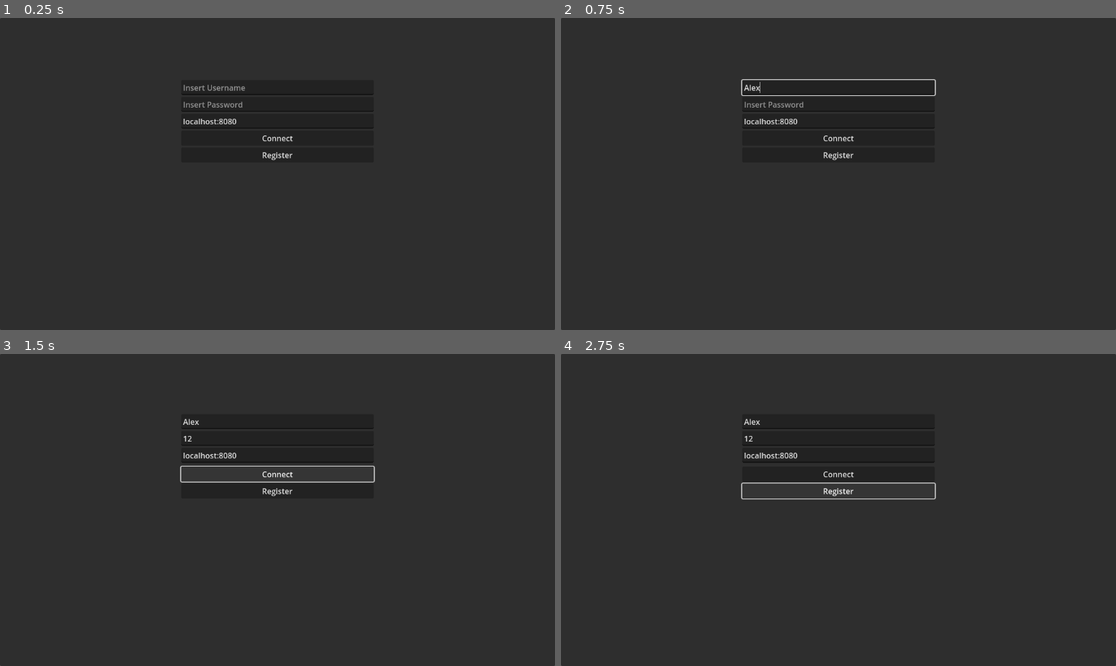
Above: before the commit, frames 1-4 (two rows, left to right).
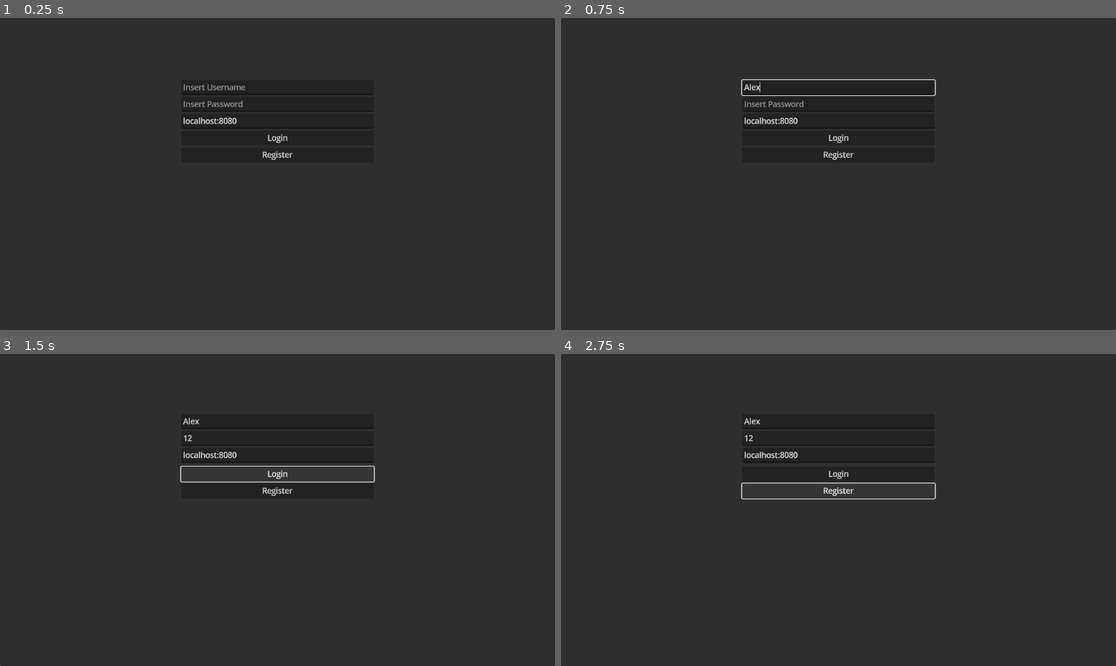
Above: after the commit, the same moments.

Repository: ChikyuKido/ODKT
Game: Godot game, scene res://scene/login_scene.tscn
Same seed, same stepped clock (60 frames per second), same inputs: the game is played once before the commit and once after it.
Inputs (mouse positions are in pixels of both pictures, inside the frame that each line leads up to):
- Up to frame 1 (0.25 s): no input
- Up to frame 2 (0.75 s): click (838, 86) at 0.52 s; type "Alex" at 0.6 s
- Up to frame 3 (1.5 s): click (277, 441) at 0.75 s; type "12" at 0.83 s; click "Connect" (after the commit: "Login") at 1.25 s
- Up to frame 4 (2.75 s): click "Register" at 2 s

The runs differ from the first frame. In frame 1, 0.4% of the frame differs, in the area x 33-53%, y 21-46%; in frame 2, 0.3%; in frame 3, 0.3%; in frame 4, 0.3%.
Error before the commit: Invalid access to property or key 'error' on a base object of type 'Nil'. (res://scripts/login/connect_handler.gd:25)
Error after the commit: Invalid access to property or key 'error' on a base object of type 'Nil'. (res://scripts/login/login_handler.gd:16)

Commit message:
started with room list ui. C# rewrite is pending. I can't do gdscript anymore

Diff:
--- /dev/null
+++ b/prefabs/ui/room_item.tscn
@@ -0,0 +1,87 @@
+[gd_scene load_steps=4 format=3 uid="uid://b6fad0phw0cc1"]
+
+[ext_resource type="Texture2D" uid="uid://ci22fb3cxwwl5" path="res://assets/logo/odkt_logo.png" id="1_cetmc"]
+[ext_resource type="FontFile" uid="uid://4iee5tpbf02t" path="res://assets/fonts/League Gothic/LeagueGothic-Regular.ttf" id="1_q2k30"]
+
+[sub_resource type="StyleBoxFlat" id="StyleBoxFlat_kncpu"]
+bg_color = Color(0.201527, 0.201527, 0.201526, 1)
+border_width_left = 1
+border_width_top = 1
+border_width_right = 1
+border_width_bottom = 1
+corner_radius_top_left = 5
+corner_radius_top_right = 5
+corner_radius_bottom_right = 5
+corner_radius_bottom_left = 5
+
+[node name="RoomItem" type="MarginContainer"]
+custom_minimum_size = Vector2(0, 110)
+anchors_preset = 10
+anchor_right = 1.0
+offset_bottom = 110.0
+grow_horizontal = 2
+theme_override_constants/margin_left = 5
+theme_override_constants/margin_top = 5
+theme_override_constants/margin_right = 5
+theme_override_constants/margin_bottom = 5
+
+[node name="Panel2" type="Panel" parent="."]
+custom_minimum_size = Vector2(0, 110)
+layout_mode = 2
+theme_override_styles/panel = SubResource("StyleBoxFlat_kncpu")
+
+[node name="MarginContainer" type="MarginContainer" parent="Panel2"]
+layout_mode = 1
+anchors_preset = 15
+anchor_right = 1.0
+anchor_bottom = 1.0
+grow_horizontal = 2
+grow_vertical = 2
+theme_override_constants/margin_left = 5
+theme_override_constants/margin_top = 5
+theme_override_constants/margin_right = 20
+theme_override_constants/margin_bottom = 5
+
+[node name="HBoxContainer" type="HBoxContainer" parent="Panel2/MarginContainer"]
+layout_mode = 2
+
+[node name="TextureRect" type="TextureRect" parent="Panel2/MarginContainer/HBoxContainer"]
+layout_mode = 2
+texture = ExtResource("1_cetmc")
+expand_mode = 2
+
+[node name="VBoxContainer" type="VBoxContainer" parent="Panel2/MarginContainer/HBoxContainer"]
+layout_mode = 2
+size_flags_horizontal = 3
+
+[node name="RichTextLabel" type="RichTextLabel" parent="Panel2/MarginContainer/HBoxContainer/VBoxContainer"]
+layout_mode = 2
+theme_override_fonts/normal_font = ExtResource("1_q2k30")
+theme_override_font_sizes/normal_font_size = 36
+text = "Room: Name"
+fit_content = true
+
+[node name="HBoxContainer" type="HBoxContainer" parent="Panel2/MarginContainer/HBoxContainer/VBoxContainer"]
+layout_mode = 2
+
+[node name="RichTextLabel" type="RichTextLabel" parent="Panel2/MarginContainer/HBoxContainer/VBoxContainer/HBoxContainer"]
+custom_minimum_size = Vector2(100, 0)
+layout_mode = 2
+theme_override_colors/default_color = Color(0.61339, 0.61339, 0.61339, 1)
+text = "Owner: Test
+Players: 1/4"
+fit_content = true
+
+[node name="MarginContainer" type="MarginContainer" parent="Panel2/MarginContainer/HBoxContainer"]
+layout_mode = 2
+size_flags_horizontal = 10
+theme_override_constants/margin_top = 20
+theme_override_constants/margin_bottom = 20
+
+[node name="Button" type="Button" parent="Panel2/MarginContainer/HBoxContainer/MarginContainer"]
+layout_mode = 2
+size_flags_horizontal = 10
+theme_override_fonts/font = ExtResource("1_q2k30")
+theme_override_font_sizes/font_size = 28
+text = "Join Game
+"
--- a/project.godot
+++ b/project.godot
@@ -13,16 +13,30 @@
 config/name="odkt"
 run/main_scene="res://scene/login_scene.tscn"
 config/features=PackedStringArray("4.3", "Mobile")
+run/max_fps=1000
 config/icon="res://icon.svg"
 
 [autoload]
 
 WebsocketClient="*res://scripts/singletons/websocket_client.gd"
+Globals="*res://scripts/singletons/globals.gd"
+
+[debug]
+
+settings/stdout/print_fps=true
+
+[dotnet]
+
+project/assembly_name="odkt"
 
 [editor_plugins]
 
 enabled=PackedStringArray("res://addons/protobuf/plugin.cfg")
 
+[gui]
+
+theme/default_font_multichannel_signed_distance_field=true
+
 [rendering]
 
 renderer/rendering_method="mobile"
--- a/scene/login_scene.tscn
+++ b/scene/login_scene.tscn
@@ -1,6 +1,6 @@
 [gd_scene load_steps=3 format=3 uid="uid://cf76kor8v45xd"]
 
-[ext_resource type="Script" path="res://scripts/login/connect_handler.gd" id="1_y840b"]
+[ext_resource type="Script" path="res://scripts/login/login_handler.gd" id="1_y840b"]
 [ext_resource type="Script" path="res://scripts/login/register_handler.gd" id="2_0851k"]
 
 [node name="Control" type="Control"]
@@ -55,9 +55,9 @@
 "
 fit_content = true
 
-[node name="ConnectButton" type="Button" parent="Panel/VBoxContainer"]
+[node name="LoginButton" type="Button" parent="Panel/VBoxContainer"]
 layout_mode = 2
-text = "Connect"
+text = "Login"
 script = ExtResource("1_y840b")
 
 [node name="RegisterButton" type="Button" parent="Panel/VBoxContainer"]
@@ -65,5 +65,5 @@
 text = "Register"
 script = ExtResource("2_0851k")
 
-[connection signal="pressed" from="Panel/VBoxContainer/ConnectButton" to="Panel/VBoxContainer/ConnectButton" method="login"]
+[connection signal="pressed" from="Panel/VBoxContainer/LoginButton" to="Panel/VBoxContainer/LoginButton" method="login"]
 [connection signal="pressed" from="Panel/VBoxContainer/RegisterButton" to="Panel/VBoxContainer/RegisterButton" method="_register_user"]
--- /dev/null
+++ b/scene/room_list.tscn
@@ -0,0 +1,86 @@
+[gd_scene load_steps=3 format=3 uid="uid://dkukvoah5pk25"]
+
+[ext_resource type="FontFile" uid="uid://4iee5tpbf02t" path="res://assets/fonts/League Gothic/LeagueGothic-Regular.ttf" id="1_h73c5"]
+[ext_resource type="Script" path="res://scripts/room_list/room_handler.gd" id="1_wuj7c"]
+
+[node name="RoomList" type="Control"]
+layout_mode = 3
+anchors_preset = 15
+anchor_right = 1.0
+anchor_bottom = 1.0
+grow_horizontal = 2
+grow_vertical = 2
+script = ExtResource("1_wuj7c")
+
+[node name="Panel" type="Panel" parent="."]
+layout_mode = 1
+anchors_preset = 15
+anchor_right = 1.0
+anchor_bottom = 1.0
+grow_horizontal = 2
+grow_vertical = 2
+
+[node name="Control" type="Control" parent="Panel"]
+layout_mode = 1
+anchor_left = 0.05
+anchor_top = 0.05
+anchor_right = 0.95
+anchor_bottom = 0.95
+grow_horizontal = 2
+grow_vertical = 2
+
+[node name="VBoxContainer" type="VBoxContainer" parent="Panel/Control"]
+layout_mode = 1
+anchors_preset = 15
+anchor_right = 1.0
+anchor_bottom = 1.0
+grow_horizontal = 2
+grow_vertical = 2
+
+[node name="HBoxContainer" type="HBoxContainer" parent="Panel/Control/VBoxContainer"]
+layout_mode = 2
+
+[node name="Button" type="Button" parent="Panel/Control/VBoxContainer/HBoxContainer"]
+layout_mode = 2
+size_flags_horizontal = 0
+theme_override_fonts/font = ExtResource("1_h73c5")
+theme_override_font_sizes/font_size = 28
+text = "Back To Titlescreen"
+
+[node name="RichTextLabel" type="RichTextLabel" parent="Panel/Control/VBoxContainer/HBoxContainer"]
+custom_minimum_size = Vector2(130, 0)
+layout_mode = 2
+size_flags_horizontal = 6
+size_flags_vertical = 4
+theme_override_fonts/normal_font = ExtResource("1_h73c5")
+theme_override_font_sizes/normal_font_size = 48
+text = "Room List"
+fit_content = true
+
+[node name="MarginContainer" type="MarginContainer" parent="Panel/Control/VBoxContainer"]
+layout_mode = 2
+size_flags_horizontal = 3
+size_flags_vertical = 3
+size_flags_stretch_ratio = 8.0
+theme_override_constants/margin_top = 25
+
+[node name="ScrollContainer" type="ScrollContainer" parent="Panel/Control/VBoxContainer/MarginContainer"]
+layout_mode = 2
+
+[node name="Rooms" type="VBoxContainer" parent="Panel/Control/VBoxContainer/MarginContainer/ScrollContainer"]
+layout_mode = 2
+size_flags_horizontal = 3
+size_flags_vertical = 3
+
+[node name="HBoxContainer2" type="HBoxContainer" parent="Panel/Control/VBoxContainer"]
+layout_mode = 2
+
+[node name="Control" type="Control" parent="Panel/Control/VBoxContainer/HBoxContainer2"]
+layout_mode = 2
+size_flags_horizontal = 3
+
+[node name="Control2" type="Control" parent="Panel/Control/VBoxContainer/HBoxContainer2"]
+layout_mode = 2
+size_flags_horizontal = 3
+
+[node name="HTTPRequest" type="HTTPRequest" parent="."]
--- a/scene/title_screen.tscn
+++ b/scene/title_screen.tscn
@@ -1,4 +1,6 @@
-[gd_scene format=3 uid="uid://coinmfvqh0hea"]
+[gd_scene load_steps=2 format=3 uid="uid://coinmfvqh0hea"]
+
+[ext_resource type="Script" path="res://scripts/title/title_handler.gd" id="1_23c7d"]
 
 [node name="TitleScreen" type="Control"]
 layout_mode = 3
@@ -7,3 +9,25 @@
 anchor_bottom = 1.0
 grow_horizontal = 2
 grow_vertical = 2
+script = ExtResource("1_23c7d")
+
+[node name="HFlowContainer" type="HFlowContainer" parent="."]
+layout_mode = 1
+anchors_preset = 8
+anchor_left = 0.5
+anchor_top = 0.5
+anchor_right = 0.5
+anchor_bottom = 0.5
+offset_left = -250.0
+offset_top = -200.0
+offset_right = 250.0
+offset_bottom = 200.0
+grow_horizontal = 2
+grow_vertical = 2
+
+[node name="Button" type="Button" parent="HFlowContainer"]
+layout_mode = 2
+size_flags_horizontal = 3
+text = "Room List"
+
+[connection signal="pressed" from="HFlowContainer/Button" to="." method="_on_room_list_clicked"]
--- a/scripts/login/connect_handler.gd
+++ b/scripts/login/login_handler.gd
@@ -7,15 +7,6 @@
 @onready var http = $"../../../HTTPRequest"
 
 
-func _on_connect():
-	print("Connected to server")
-	get_tree().change_scene_to_file("res://scene/title_screen.tscn")
-func _on_connection_close(code,reason):
-	error_text.set_visible(true)
-	error_text.clear()
-	error_text.push_color(Color("red"))
-	error_text.add_text(str(code)+": Failed to connect because: "+reason)
-	print("Failed to connect")
 func _on_request_completed(result, response_code, headers, body):
 	var json = JSON.parse_string(body.get_string_from_utf8())
 	error_text.set_visible(true)
@@ -25,16 +16,12 @@
 		error_text.add_text(str(response_code)+": Failed to login: "+json["error"])
 	else:
 		error_text.push_color(Color("green"))
-		error_text.add_text("Sucessfully logged in. Now connecting")
-		var ws_url = "ws://"+url_edit.text+"/ws"
-		print(WebsocketClient.connect_to_url(ws_url,json["token"]))
+		error_text.add_text("Sucessfully logged in.")
+		Globals.JWT_TOKEN = json["jwt"]
+		Globals.URL = "http://"+url_edit.text
+		get_tree().change_scene_to_file("res://scene/title_screen.tscn")
 func _ready() -> void:
-	WebsocketClient.connected_to_server.connect(_on_connect)
-	WebsocketClient.connection_closed.connect(_on_connection_close)
 	http.request_completed.connect(_on_request_completed)
-
-func _process(delta: float) -> void:
-	pass
 
 func login():
 	var login_url = "http://"+url_edit.text+"/api/v1/auth/login"
--- a/scripts/login/register_handler.gd
+++ b/scripts/login/register_handler.gd
@@ -25,4 +25,4 @@
 		error_text.add_text(str(response_code)+": Failed to register: "+json["error"])
 	else:
 		error_text.push_color(Color("green"))
-		error_text.add_text("Sucessfully logged in. You can now connect")
+		error_text.add_text("Sucessfully created account. You can now login")
--- /dev/null
+++ b/scripts/room_list/room_handler.gd
@@ -0,0 +1,38 @@
+extends Node
+
+@onready var room_container = $Panel/Control/VBoxContainer/MarginContainer/ScrollContainer/Rooms
+@onready var http = $HTTPRequest
+var room_item = preload("res://prefabs/ui/room_item.tscn")
+
+func _on_request_complete(result, response_code, headers, body):
+	if response_code != 200:
+		print("Could not load rooms. :"+body.get_string_from_utf8())
+		return
+	var json = JSON.parse_string(body.get_string_from_utf8())
+	for room in json["rooms"]:
+		_create_room(room)
+
+func _ready() -> void:
+	http.request_completed.connect(_on_request_complete)
+	_search_rooms()
+
+func _search_rooms():
+	_clear_rooms()
+	_get_rooms()
+
+
+func _create_room(roomData):
+	var room = room_item.instantiate()
+	var room_parent = room.get_child(0).get_child(0).get_child(0)
+	room_parent.get_child(1).get_child(0).text = roomData["name"]
+	room_parent.get_child(1).get_child(1).get_child(0).text = "Owner: "+roomData["owner_name"] +"\nPlayers: "+str(roomData["players"])+"/"+str(roomData["max_players"])
+	room_container.add_child(room)
+
+func _get_rooms():
+	var url = Globals.URL+"/api/v1/room/list"
+	var headers = ["Authentication: Bearer "+ Globals.JWT_TOKEN]
+	http.request(url,headers,HTTPClient.METHOD_GET)
+
+func _clear_rooms():
+	for i in range(room_container.get_child_count()):
+		room_container.get_child(i).queue_free()
--- /dev/null
+++ b/scripts/singletons/globals.gd
@@ -0,0 +1,4 @@
+extends Node
+
+var JWT_TOKEN = ""
+var URL = ""
--- a/scripts/singletons/websocket_client.gd
+++ b/scripts/singletons/websocket_client.gd
@@ -12,7 +12,7 @@
 func connect_to_url(url: String,token: String) -> int:
 	if last_state != WebSocketPeer.STATE_CLOSED:
 		return ERR_ALREADY_IN_USE
-	socket.handshake_headers = ["authentication: Bearer "+token]
+	socket.handshake_headers = ["Authentication: Bearer "+token]
 	var err := socket.connect_to_url(url)
 	if err != OK:
 		return err
--- /dev/null
+++ b/scripts/title/title_handler.gd
@@ -0,0 +1,6 @@
+extends Node
+
+
+
+func _on_room_list_clicked() -> void:
+	get_tree().change_scene_to_file("res://scene/room_list.tscn")
Binary file added: assets/fonts/League Gothic/LeagueGothic-Regular.ttf
Not shown, added: assets/fonts/League Gothic/LeagueGothic-Regular.ttf.import
Binary file added: assets/logo/odkt_logo.png
Not shown, added: assets/logo/odkt_logo.png.import
Not shown, added: export_presets.cfg
Not shown, changed: .gitignore
Not shown, added: odkt.csproj
Not shown, added: odkt.sln
